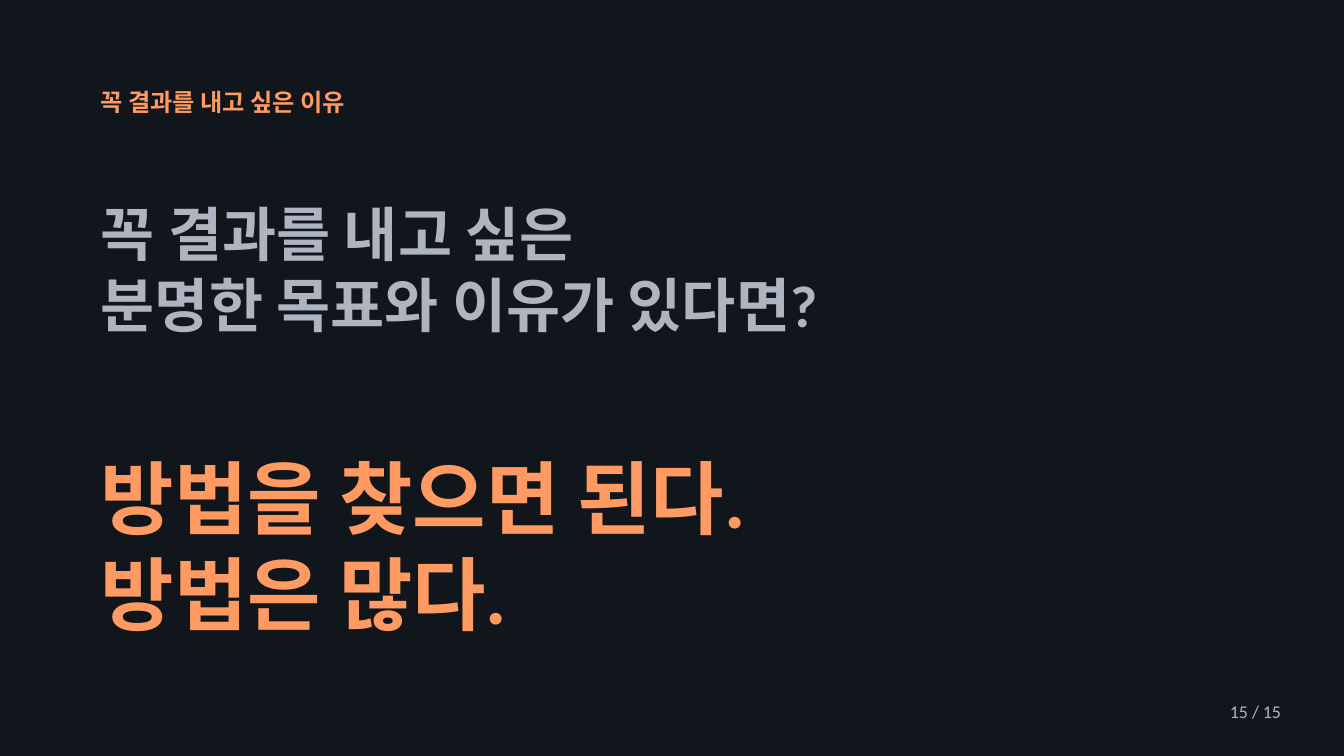
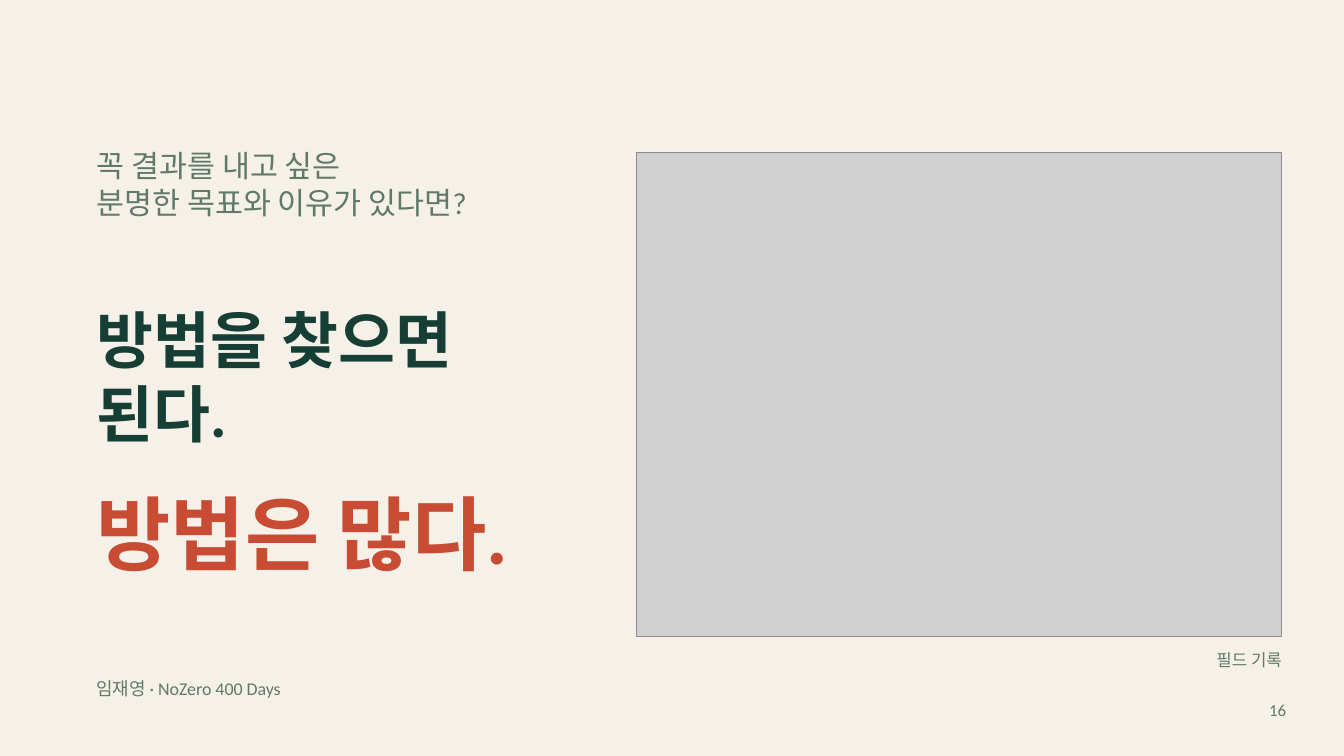
Before and after one commit to jaeyoung5178-bot/Presence, a slide deck: slide 16 of education/mentality/nozero400/NoZero-400Days.pptx (slide 15 before the commit). Drawn at 1344x756 pixels with LibreOffice and Linux fonts; fonts in the diff are those of the drawing; grey boxes stand for pictures. Boxes give left, top, right and bottom in pixels: in the first picture for what was removed or moved away, otherwise in the second. Text is boxed around its words. In the diff, an @@ line names an element or a change of style, - is before the commit and + after.

Commit message:
Redesign NoZero400 keynote and add cinematic field intro (#17)

```diff
--- a/education/mentality/nozero400/NoZero-400Days.pptx
+++ b/education/mentality/nozero400/NoZero-400Days.pptx
@@ background #11151C to #F5F1E8 @@
@@ text removed at [101,90,346,113] @@
-꼭 결과를 내고 싶은 이유
@@ text "꼭 결과를 내고 싶은": place and size @@
-text "꼭 결과를 내고 싶은" at [101,206,817,333]
+text "꼭 결과를 내고 싶은" at [97,152,467,217]
@@ text "꼭 결과를 내고 싶은" at [97,152,467,217]: size 42 to 21.8 pt, text colour #AEB5C1 to #607969, bold off @@
@@ picture added at [636,152,1281,636] @@
@@ text at [97,311,453,443]: text changed; size 57 to 44.2 pt; text colour #FF9B62 to #173E35 @@
-방법을 찾으면 된다.
-방법은 많다.
+방법을 찾으면
+된다.
@@ text added at [97,496,508,572], 57.8 pt, text #C84B34, bold @@
+방법은 많다.
@@ text added at [1216,652,1282,668], 12 pt, text #607969 @@
+필드 기록
@@ text added at [97,680,281,698], 12.8 pt, text #607969 @@
+임재영 · NoZero 400 Days
@@ text removed at [1230,706,1281,718] @@
-15 / 15
@@ text added at [1269,704,1286,716], 12 pt, text #607969 @@
+16
```
Also in this commit, not shown: 14 other slides changed, 1 slide added, 18 other files.
